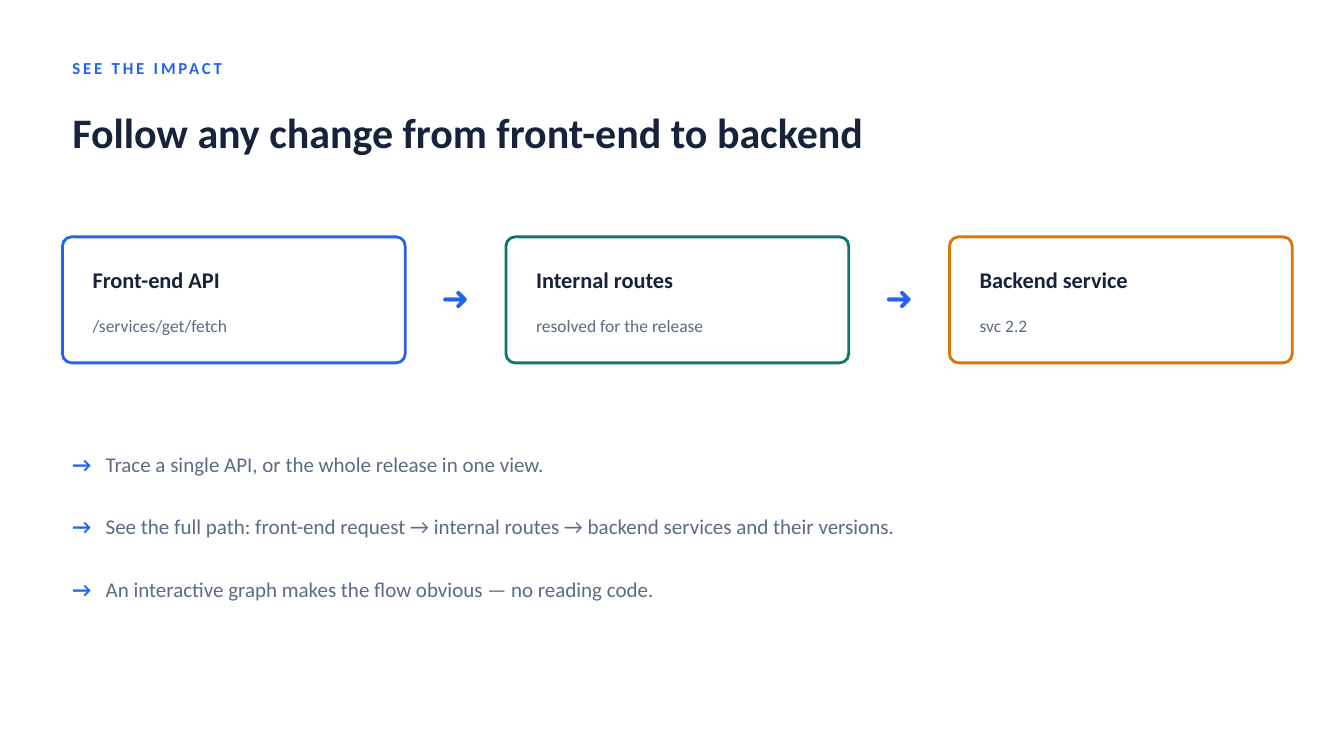
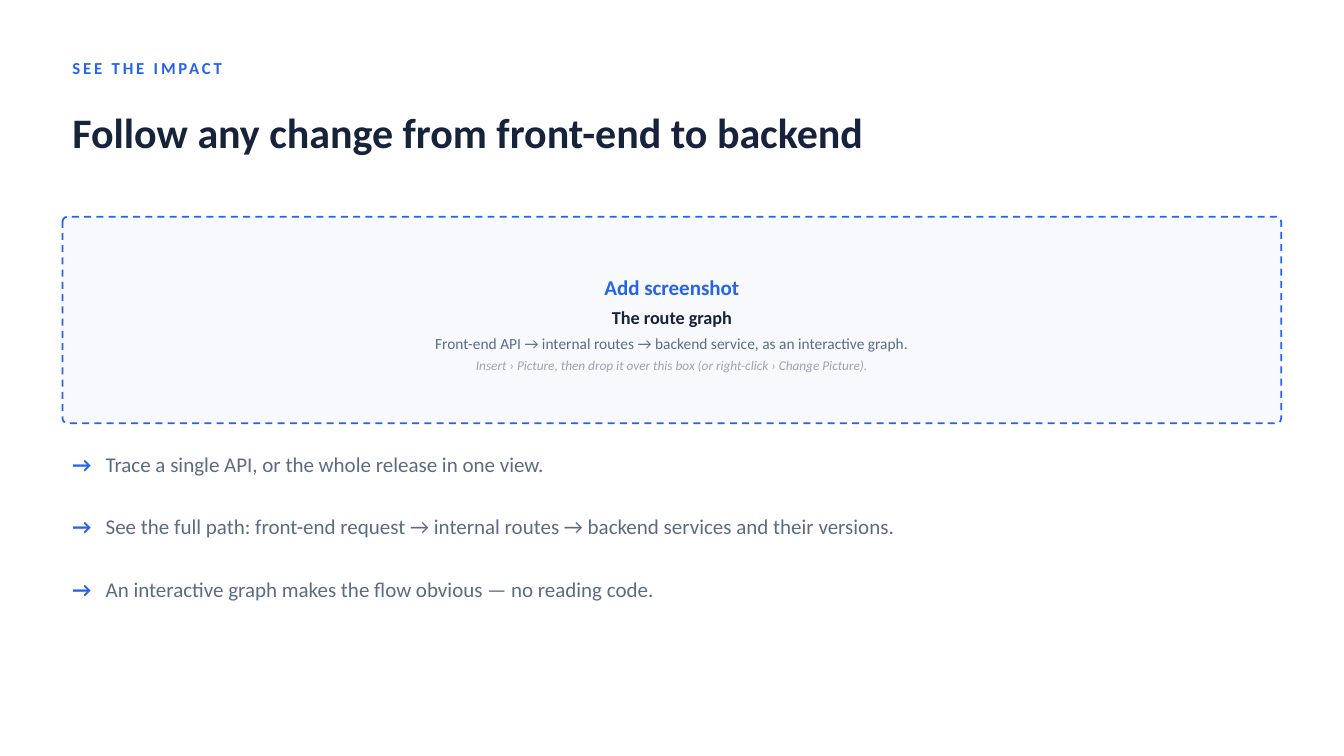
Before and after one commit to arjunramanjanappa/Camel-Routes-API-Tracing, a slide deck: slide 5 of docs/TraceGuard-Executive.pptx. Drawn at 1344x756 pixels with LibreOffice and Linux fonts; fonts in the diff are those of the drawing. Boxes give left, top, right and bottom in pixels: in the first picture for what was removed or moved away, otherwise in the second. Text is boxed around its words. In the diff, an @@ line names an element or a change of style, - is before the commit and + after.

```diff
--- a/docs/TraceGuard-Executive.pptx
+++ b/docs/TraceGuard-Executive.pptx
@@ rounded rectangle removed at [63, 237, 405, 363] @@
@@ rounded rectangle added at [63, 217, 1281, 423], fill #F7F9FC, outline #2563EB 1.25 pt dashed @@
@@ rounded rectangle removed at [506, 237, 849, 363] @@
@@ rounded rectangle removed at [950, 237, 1293, 363] @@
@@ text removed at [93, 272, 219, 288] @@
-Front-end API
@@ text removed at [410, 272, 501, 323] @@
-➜
@@ text added at [435, 280, 908, 372], 9.5 pt, text #9AA5B5 @@
+Add screenshot
+The route graph
+Front-end API → internal routes → backend service, as an interactive graph.
+Insert › Picture, then drop it over this box (or right-click › Change Picture).
@@ text removed at [536, 272, 673, 288] @@
-Internal routes
@@ text removed at [854, 272, 945, 323] @@
-➜
@@ text removed at [980, 272, 1128, 288] @@
-Backend service
@@ text removed at [93, 320, 227, 335] @@
-/services/get/fetch
@@ text removed at [536, 320, 703, 332] @@
-resolved for the release
@@ text removed at [980, 320, 1027, 332] @@
-svc 2.2
```
Also in this commit, not shown: 3 other slides changed, 1 slide added, 1 slide removed.
